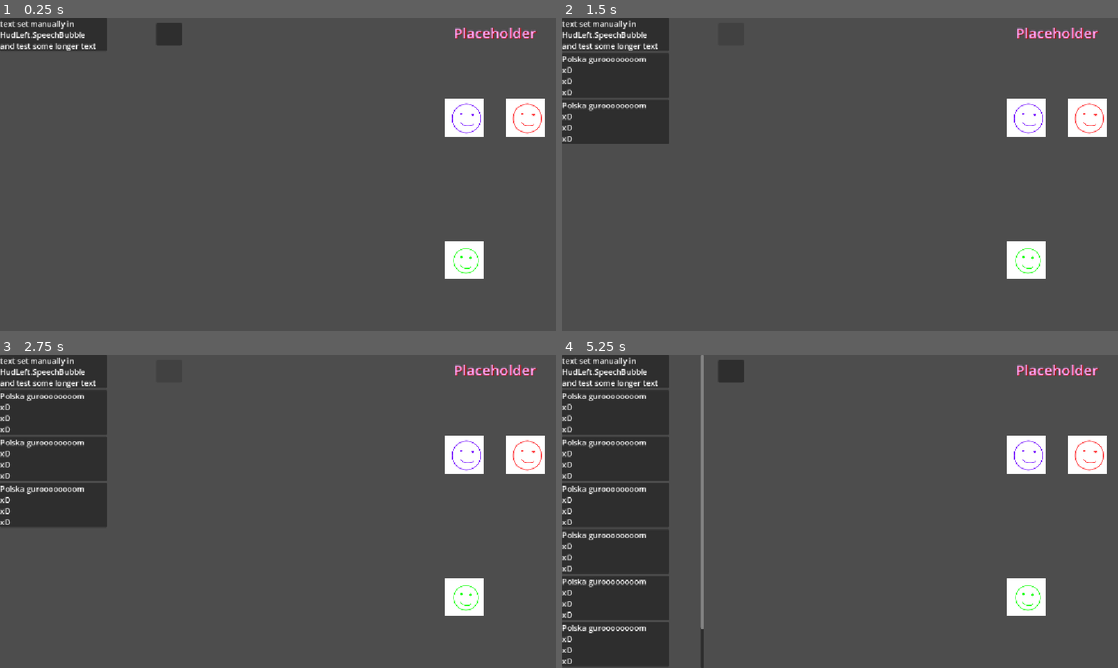
Above: before the commit, frames 1-4 (two rows, left to right).
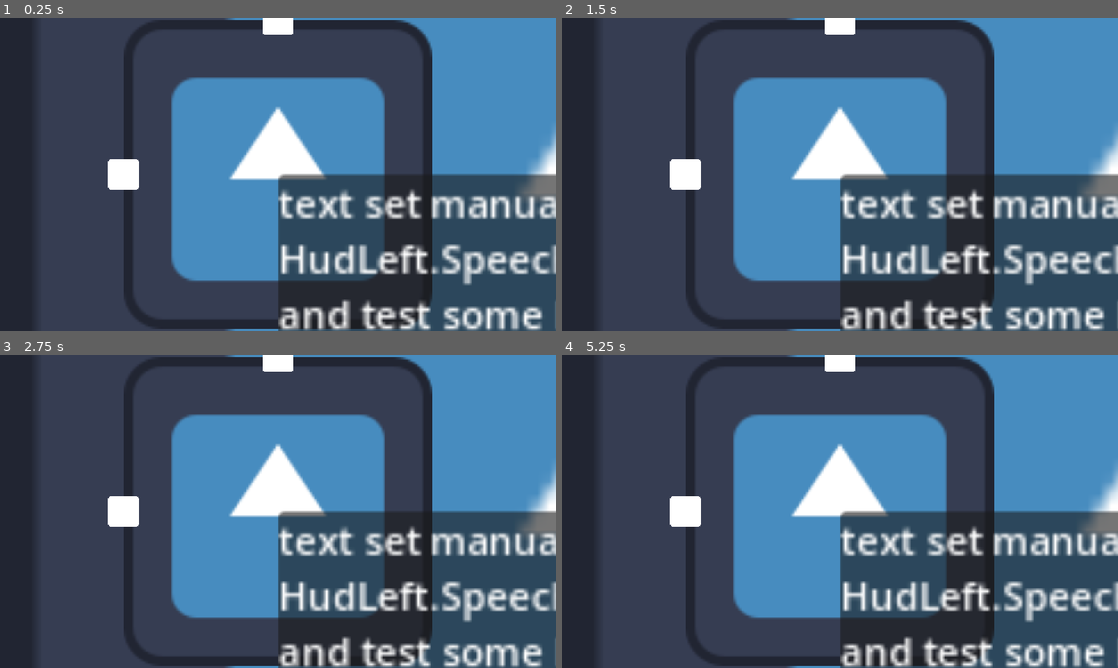
Above: after the commit, the same moments.

Repository: Wallted/ldjam-60
Game: Godot game, scene res://main.tscn
The game is run twice, just before and just after one commit, with the same random seed, the same clock (stepped at 60 frames per second) and the same inputs. The engine's default icon, where the game draws it, is replaced by a stand-in: a white triangle on a blue panel in a dark square.
Inputs (mouse positions are in pixels of both pictures, inside the frame that each line leads up to):
- Up to frame 1 (0.25 s): no input
- Up to frame 2 (1.5 s): click (728, 33) at 0.52 s; click (728, 33) at 1.27 s
- Up to frame 3 (2.75 s): click (166, 370) at 2.02 s
- Up to frame 4 (5.25 s): tap Enter at 2.75, 4.25 s; move the mouse to (962, 495) at 2.77 s; click (962, 495) at 2.92 s; tap Space at 3.5, 5 s; move the mouse to (728, 527) at 3.52 s; click (728, 527) at 3.67 s; move the mouse to (895, 442) at 4.27 s; click (895, 442) at 4.42 s; move the mouse to (812, 574) at 5.02 s; click (812, 574) at 5.17 s

The runs differ from the first frame. In frame 1, 68% of the frame differs, in the area x 0-100%, y 0-100%; in frame 2, 70%; in frame 3, 70%; in frame 4, 74%.

Commit message:
[fix] commit fix

Diff:
--- a/main.tscn
+++ b/main.tscn
@@ -1,7 +1,6 @@
 [gd_scene format=3 uid="uid://b2fmexmangpdu"]
 
-[ext_resource type="PackedScene" path="res://game.tscn" id="1_ig7tw"]
-[ext_resource type="Script" path="res://game.gd" id="2_0xm2m"]
+[ext_resource type="PackedScene" uid="uid://ufvrqekr7ija" path="res://game/game.tscn" id="1_ig7tw"]
 [ext_resource type="Script" uid="uid://c2maoiq75ypwp" path="res://HUD/hud.gd" id="3_lquwl"]
 [ext_resource type="PackedScene" uid="uid://dpb5tvih7c5xv" path="res://HUD/hud_left.tscn" id="4_7mycd"]
 [ext_resource type="PackedScene" uid="uid://clxaq1ltk85ul" path="res://HUD/hud_right.tscn" id="5_272bh"]
@@ -9,7 +8,6 @@
 [node name="Main" type="Node" unique_id=665793303]
 
 [node name="Game" parent="." unique_id=1995553335 instance=ExtResource("1_ig7tw")]
-script = ExtResource("2_0xm2m")
 
 [node name="HUD" type="Control" parent="." unique_id=1414466547]
 layout_mode = 3
